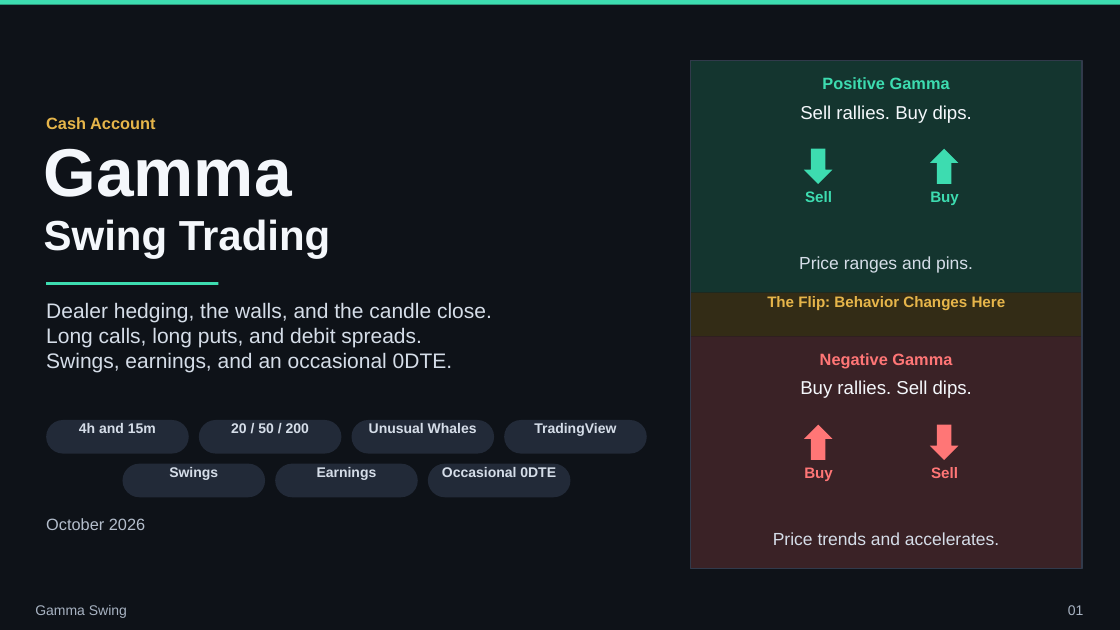
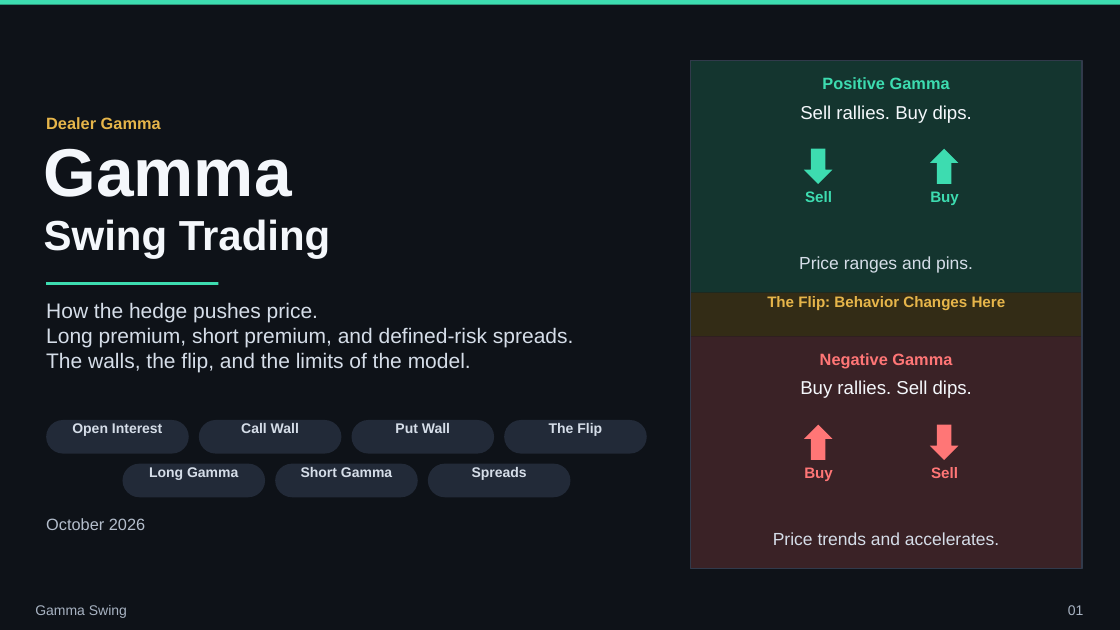
Before and after one commit to ArazMedia/Planner-Brain, a slide deck: slide 1 of decks/gamma-swing/gamma_swing.pptx. Drawn at 1120x630 pixels with LibreOffice and Linux fonts; fonts in the diff are those of the drawing. Boxes give left, top, right and bottom in pixels: in the first picture for what was removed or moved away, otherwise in the second. Text is boxed around its words. In the diff, an @@ line names an element or a change of style, - is before the commit and + after.

```diff
--- a/decks/gamma-swing/gamma_swing.pptx
+++ b/decks/gamma-swing/gamma_swing.pptx
@@ text at (46,117,161,129): text changed @@
-Cash Account
+Dealer Gamma
@@ text at (46,302,573,372): text changed @@
-Dealer hedging, the walls, and the candle close.
-Long calls, long puts, and debit spreads.
-Swings, earnings, and an occasional 0DTE.
+How the hedge pushes price.
+Long premium, short premium, and defined-risk spreads.
+The walls, the flip, and the limits of the model.
@@ text at (72,423,162,436): text changed @@
-4h and 15m
+Open Interest
@@ text at (241,423,299,433): text changed @@
-20 / 50 / 200
+Call Wall
@@ text at (395,423,450,433): text changed @@
-Unusual Whales
+Put Wall
@@ text at (549,423,602,436): text changed @@
-TradingView
+The Flip
@@ text at (149,467,238,480): text changed @@
-Swings
+Long Gamma
@@ text at (301,467,392,477): text changed @@
-Earnings
+Short Gamma
@@ text at (472,467,527,480): text changed @@
-Occasional 0DTE
+Spreads
```
Also in this commit, not shown: 33 other slides changed, 12 slides added, 12 slides removed, 47 other files.
